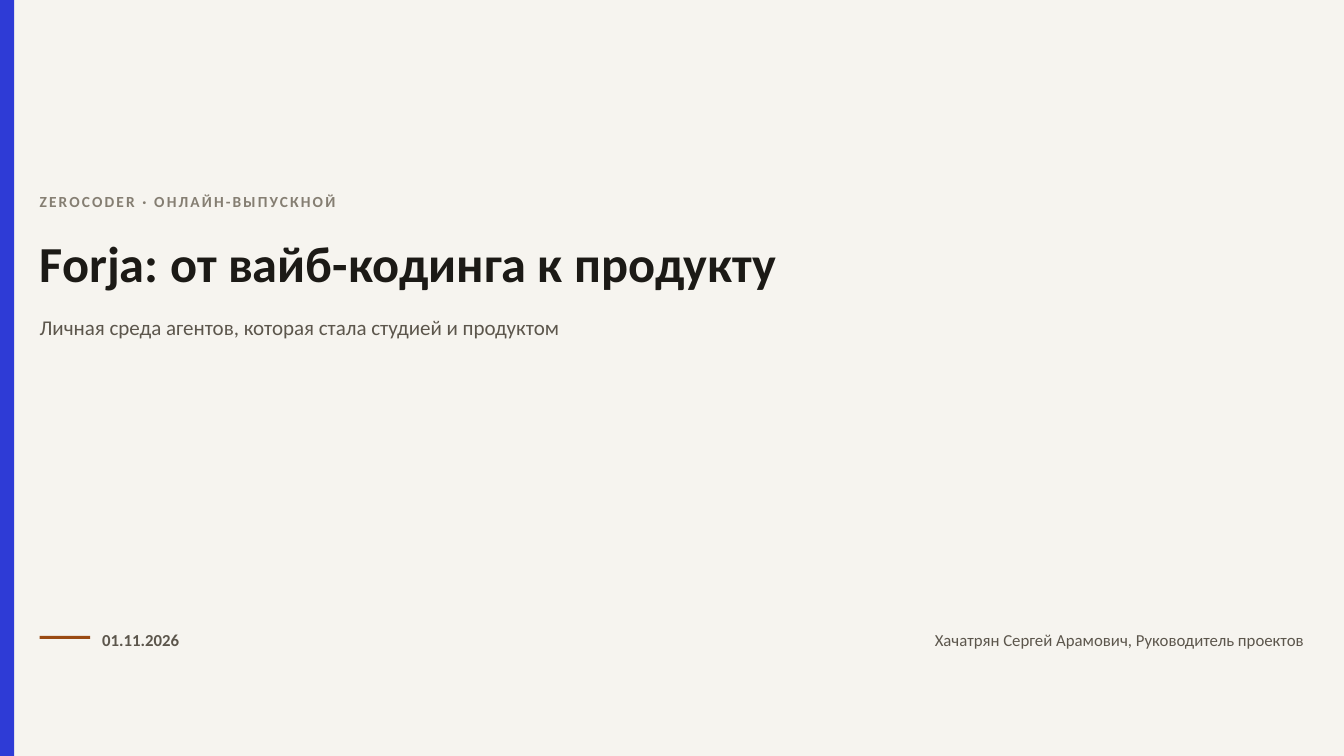
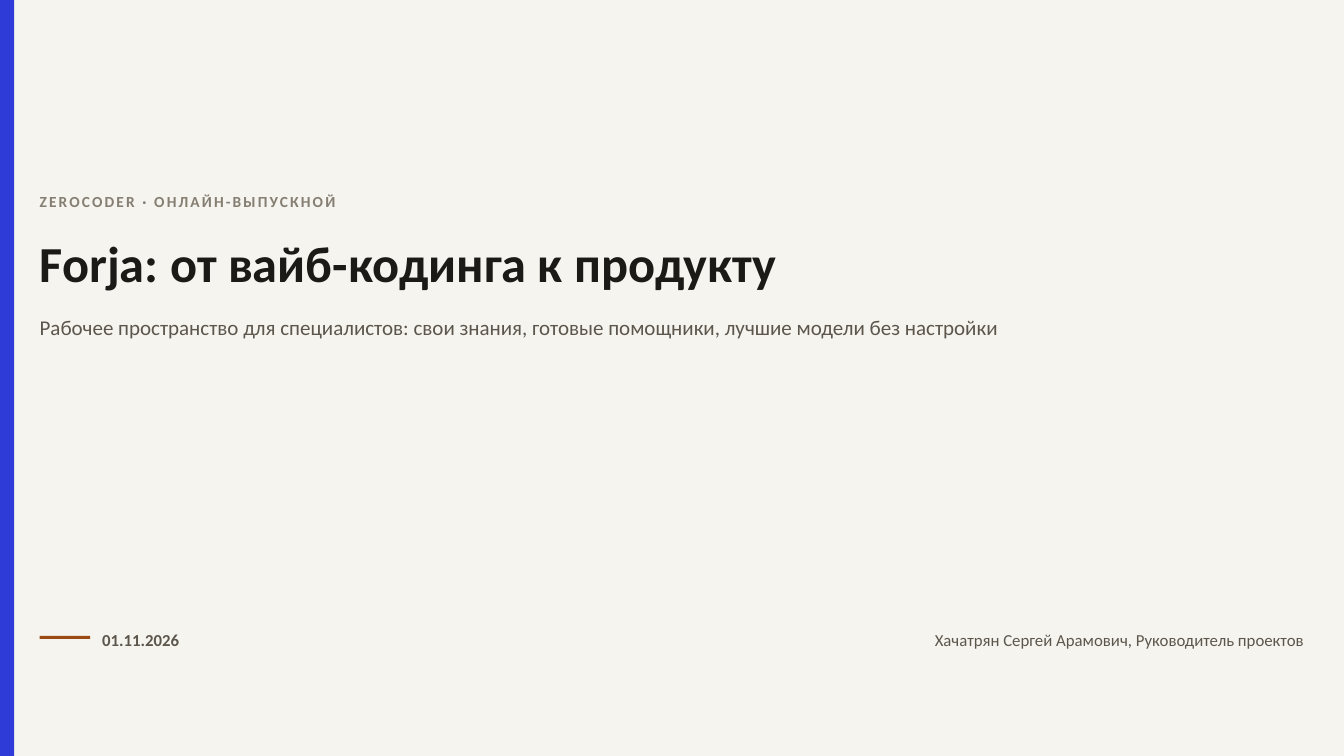
Before and after one commit to khsergey-afk/forja-zerocoder, a slide deck: slide 1 of docs/2026-11-01_forja-выпускной_доклад.pptx. Drawn at 1344x756 pixels with LibreOffice and Linux fonts; fonts in the diff are those of the drawing. Boxes give left, top, right and bottom in pixels: in the first picture for what was removed or moved away, otherwise in the second. Text is boxed around its words. In the diff, an @@ line names an element or a change of style, - is before the commit and + after.

```diff
--- a/docs/2026-11-01_forja-выпускной_доклад.pptx
+++ b/docs/2026-11-01_forja-выпускной_доклад.pptx
@@ text at [40, 321, 998, 339]: text changed @@
-Личная среда агентов, которая стала студией и продуктом
+Рабочее пространство для специалистов: свои знания, готовые помощники, лучшие модели без настройки
```
Also in this commit, not shown: 7 other slides changed, 1 slide added, 1 slide removed, 10 other files.
